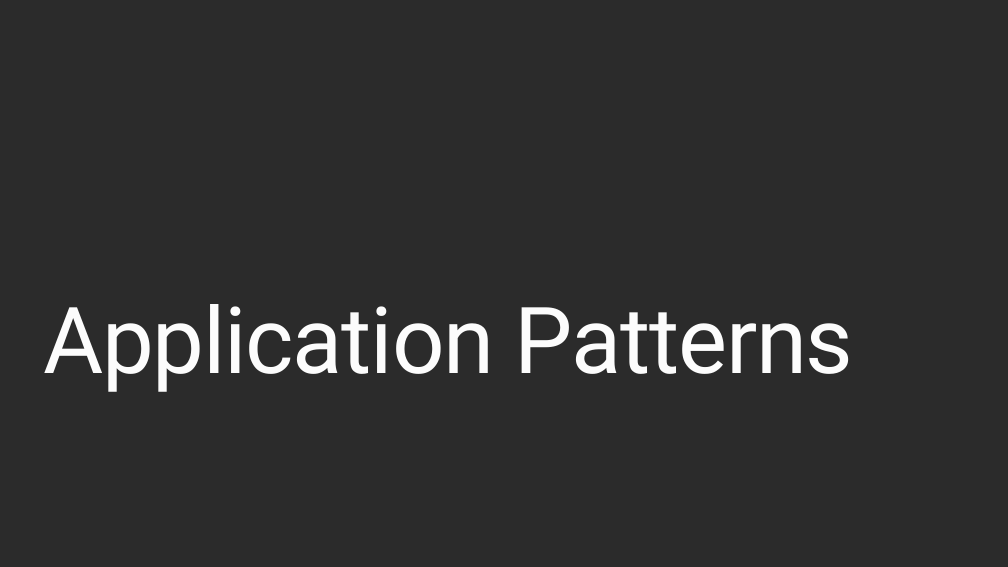
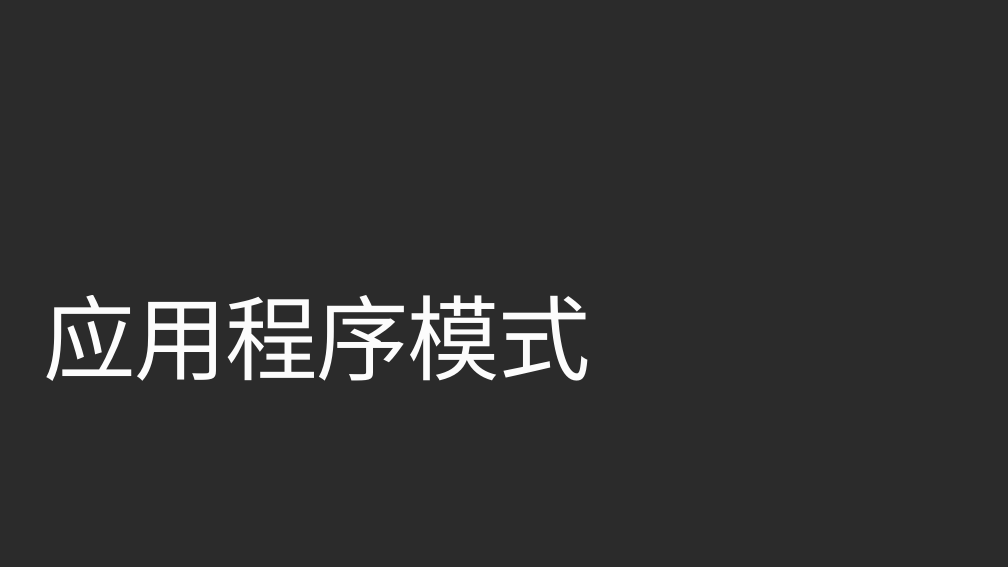
Before and after one commit to shaoshengyong/PRESENTATION-BuildingAppsWithIaaSAndPaaS, a slide deck: slide 6 of BuildingAppsWithIaaSAndPaaS.pptx. Drawn at 1008x567 pixels with LibreOffice and Linux fonts; fonts in the diff are those of the drawing; background and template pictures are left out; a plain dark background stands for a picture behind light text. Boxes give left, top, right and bottom in pixels: in the first picture for what was removed or moved away, otherwise in the second. Text is boxed around its words. In the diff, an @@ line names an element or a change of style, - is before the commit and + after.

```diff
--- a/BuildingAppsWithIaaSAndPaaS.pptx
+++ b/BuildingAppsWithIaaSAndPaaS.pptx
@@ text at (x1=43, y1=295, x2=591, y2=381): text changed @@
-Application Patterns
+应用程序模式
```
Also in this commit, not shown: 13 other slides changed, 5 slides added, 5 slides removed, 1 other file.
